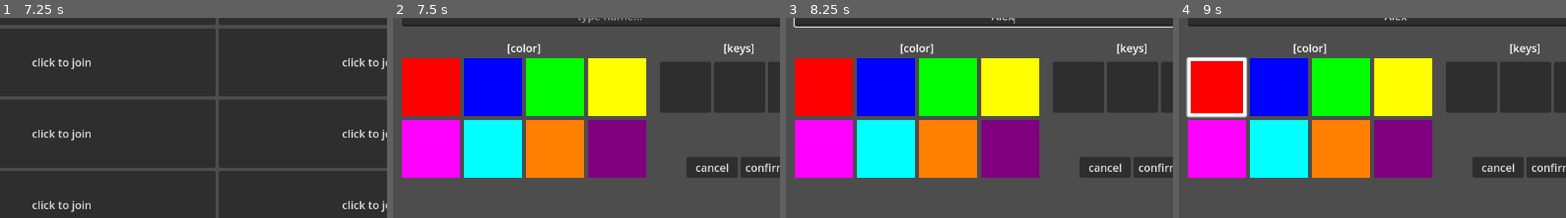
Above: before the commit, frames 1-4 (left to right).
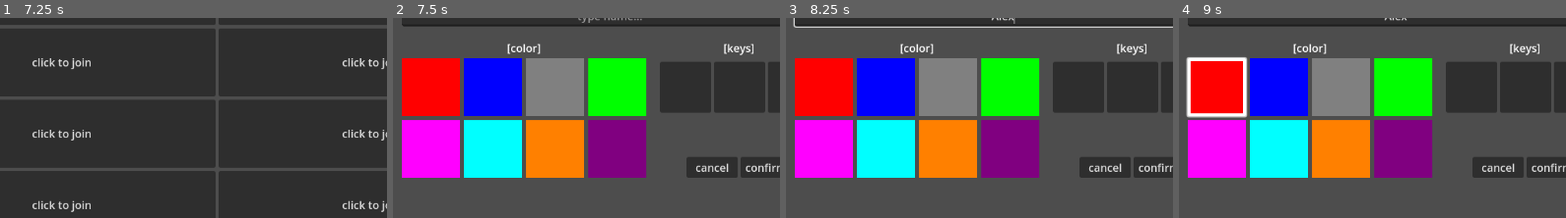
Above: after the commit, the same moments.

Repository: adriandahl/obacht
Game: Godot game, scene res://scenes/root.tscn
Two runs of this game, one before a commit and one after it. Both use one fixed random seed, a clock stepped at 60 frames per second and the inputs below.
Inputs (mouse positions are % of the whole screen's width and height, from its top left):
- Up to frame 1 (7.25 s): click "start game" at 0.5 s; click "start game" at 1.25 s; click "?" at 2 s; click "stgs" at 2.75 s; click "?" at 3.5 s; click "stgs" at 4.25 s; click "?" at 5 s; click "stgs" at 5.75 s; click "start game" at 6.5 s
- Up to frame 2 (7.5 s): click "click to join" at 7.25 s
- Up to frame 3 (8.25 s): click (50, 32) at 8.02 s; type "Alex" at 8.1 s
- Up to frame 4 (9 s): click (27, 50) at 8.75 s
The pictures show only the part of the screen within x 22-72%, y 33-82%; the shares and areas given below are measured in that part.

Frame 1 is identical in both runs. In frame 2, 8.8% of the frame differs, in the area x 34-66%, y 20-50%; in frame 3, 8.8%; in frame 4, 8.8%.

Commit message:
[FEATURE]: drawing player trails, drawing gaps, collision

Diff:
--- a/obacht-sandbox/project.godot
+++ b/obacht-sandbox/project.godot
@@ -19,6 +19,14 @@
 
 Global="*res://scripts/global_data.gd"
 
+[input]
+
+escape={
+"deadzone": 0.2,
+"events": [Object(InputEventKey,"resource_local_to_scene":false,"resource_name":"","device":-1,"window_id":0,"alt_pressed":false,"shift_pressed":false,"ctrl_pressed":false,"meta_pressed":false,"pressed":false,"keycode":0,"physical_keycode":4194305,"key_label":0,"unicode":0,"location":0,"echo":false,"script":null)
+]
+}
+
 [rendering]
 
 textures/canvas_textures/default_texture_filter=0
--- /dev/null
+++ b/obacht-sandbox/scenes/pause_menu.tscn
@@ -0,0 +1,129 @@
+[gd_scene load_steps=7 format=3 uid="uid://cqs56fynyhmlq"]
+
+[ext_resource type="Script" uid="uid://dgp8atm71l6wn" path="res://scripts/pause_menu.gd" id="1_myx47"]
+[ext_resource type="Shader" uid="uid://b3l4py44v2ary" path="res://scripts/pause_menu.gdshader" id="2_kukqi"]
+
+[sub_resource type="ShaderMaterial" id="ShaderMaterial_5d2l8"]
+shader = ExtResource("2_kukqi")
+shader_parameter/lod = 0.0
+
+[sub_resource type="Animation" id="Animation_7l7mv"]
+resource_name = "blur"
+length = 0.3
+tracks/0/type = "value"
+tracks/0/imported = false
+tracks/0/enabled = true
+tracks/0/path = NodePath("ColorRect:material:shader_parameter/lod")
+tracks/0/interp = 1
+tracks/0/loop_wrap = true
+tracks/0/keys = {
+"times": PackedFloat32Array(0, 0.3),
+"transitions": PackedFloat32Array(1, 1),
+"update": 0,
+"values": [0.0, 0.5]
+}
+tracks/1/type = "value"
+tracks/1/imported = false
+tracks/1/enabled = true
+tracks/1/path = NodePath("PanelContainer:modulate")
+tracks/1/interp = 1
+tracks/1/loop_wrap = true
+tracks/1/keys = {
+"times": PackedFloat32Array(0, 0.3),
+"transitions": PackedFloat32Array(1, 1),
+"update": 0,
+"values": [Color(1, 1, 1, 0), Color(1, 1, 1, 0)]
+}
+
+[sub_resource type="Animation" id="Animation_v4r4p"]
+length = 0.001
+tracks/0/type = "value"
+tracks/0/imported = false
+tracks/0/enabled = true
+tracks/0/path = NodePath("ColorRect:material:shader_parameter/lod")
+tracks/0/interp = 1
+tracks/0/loop_wrap = true
+tracks/0/keys = {
+"times": PackedFloat32Array(0),
+"transitions": PackedFloat32Array(1),
+"update": 0,
+"values": [0.0]
+}
+tracks/1/type = "value"
+tracks/1/imported = false
+tracks/1/enabled = true
+tracks/1/path = NodePath("PanelContainer:modulate")
+tracks/1/interp = 1
+tracks/1/loop_wrap = true
+tracks/1/keys = {
+"times": PackedFloat32Array(0),
+"transitions": PackedFloat32Array(1),
+"update": 0,
+"values": [Color(1, 1, 1, 0)]
+}
+
+[sub_resource type="AnimationLibrary" id="AnimationLibrary_1s2dm"]
+_data = {
+&"RESET": SubResource("Animation_v4r4p"),
+&"blur": SubResource("Animation_7l7mv")
+}
+
+[node name="PauseMenu" type="Control"]
+process_mode = 3
+layout_mode = 3
+anchors_preset = 15
+anchor_right = 1.0
+anchor_bottom = 1.0
+grow_horizontal = 2
+grow_vertical = 2
+script = ExtResource("1_myx47")
+
+[node name="ColorRect" type="ColorRect" parent="."]
+material = SubResource("ShaderMaterial_5d2l8")
+layout_mode = 1
+anchors_preset = 15
+anchor_right = 1.0
+anchor_bottom = 1.0
+grow_horizontal = 2
+grow_vertical = 2
+mouse_filter = 2
+
+[node name="PanelContainer" type="PanelContainer" parent="."]
+modulate = Color(1, 1, 1, 0)
+layout_mode = 1
+anchors_preset = 8
+anchor_left = 0.5
+anchor_top = 0.5
+anchor_right = 0.5
+anchor_bottom = 0.5
+offset_left = -54.5
+offset_top = -46.5
+offset_right = 54.5
+offset_bottom = 46.5
+grow_horizontal = 2
+grow_vertical = 2
+
+[node name="VBoxContainer" type="VBoxContainer" parent="PanelContainer"]
+layout_mode = 2
+
+[node name="Label" type="Label" parent="PanelContainer/VBoxContainer"]
+layout_mode = 2
+text = "pause"
+horizontal_alignment = 1
+
+[node name="Continue" type="Button" parent="PanelContainer/VBoxContainer"]
+layout_mode = 2
+text = "continue"
+
+[node name="QuitToMenu" type="Button" parent="PanelContainer/VBoxContainer"]
+layout_mode = 2
+text = "quit to menu"
+
+[node name="AnimationPlayer" type="AnimationPlayer" parent="."]
+process_mode = 3
+libraries = {
+&"": SubResource("AnimationLibrary_1s2dm")
+}
+
+[connection signal="pressed" from="PanelContainer/VBoxContainer/Continue" to="." method="_on_continue_pressed"]
+[connection signal="pressed" from="PanelContainer/VBoxContainer/QuitToMenu" to="." method="_on_quit_to_menu_pressed"]
--- a/obacht-sandbox/scenes/player.tscn
+++ b/obacht-sandbox/scenes/player.tscn
@@ -1,11 +1,14 @@
-[gd_scene load_steps=3 format=3 uid="uid://dv44dtbs0dyo5"]
+[gd_scene load_steps=4 format=3 uid="uid://dv44dtbs0dyo5"]
 
 [ext_resource type="Texture2D" uid="uid://cs4j4c7m1mfnr" path="res://assets/player_head.png" id="1_3vyb7"]
+[ext_resource type="Script" uid="uid://7eu8jefle138" path="res://scripts/player.gd" id="1_g2els"]
 
 [sub_resource type="CircleShape2D" id="CircleShape2D_g2els"]
 radius = 4.0
 
 [node name="Area2D" type="Area2D"]
+scale = Vector2(0.8, 0.8)
+script = ExtResource("1_g2els")
 
 [node name="Sprite2D" type="Sprite2D" parent="."]
 texture = ExtResource("1_3vyb7")
--- a/obacht-sandbox/scenes/root.tscn
+++ b/obacht-sandbox/scenes/root.tscn
@@ -8,6 +8,10 @@
 [node name="Root" type="Node"]
 script = ExtResource("1_j5px3")
 
+[node name="Menu" parent="." instance=ExtResource("2_sqa0i")]
+
+[node name="World" parent="." instance=ExtResource("3_jh1ax")]
+
 [node name="InputLayer" type="CanvasLayer" parent="."]
 
 [node name="InputManager" type="Control" parent="InputLayer"]
@@ -17,7 +21,3 @@
 offset_bottom = 40.0
 script = ExtResource("4_kycxp")
 metadata/_edit_use_anchors_ = true
-
-[node name="Menu" parent="." instance=ExtResource("2_sqa0i")]
-
-[node name="World" parent="." instance=ExtResource("3_jh1ax")]
--- a/obacht-sandbox/scenes/world.tscn
+++ b/obacht-sandbox/scenes/world.tscn
@@ -1,12 +1,23 @@
-[gd_scene load_steps=2 format=3 uid="uid://bmlag182wkpqs"]
+[gd_scene load_steps=3 format=3 uid="uid://bmlag182wkpqs"]
 
 [ext_resource type="Script" uid="uid://cp1ffufxa2aoj" path="res://scripts/world.gd" id="1_nnsk1"]
+[ext_resource type="PackedScene" uid="uid://cqs56fynyhmlq" path="res://scenes/pause_menu.tscn" id="2_rwgxs"]
 
 [node name="World" type="Node2D"]
 script = ExtResource("1_nnsk1")
+
+[node name="TrailCanvas" type="TextureRect" parent="."]
+offset_right = 40.0
+offset_bottom = 40.0
 
 [node name="Control" type="Control" parent="."]
 layout_mode = 3
 anchors_preset = 0
 offset_right = 40.0
 offset_bottom = 40.0
+
+[node name="CanvasLayer" type="CanvasLayer" parent="."]
+process_mode = 3
+visible = false
+
+[node name="PauseMenu" parent="CanvasLayer" instance=ExtResource("2_rwgxs")]
--- a/obacht-sandbox/scripts/global_data.gd
+++ b/obacht-sandbox/scripts/global_data.gd
@@ -8,8 +8,8 @@
 var player_colors: Array = [
 	Color(1, 0, 0),    # Red
 	Color(0, 0, 1),    # Blue
+	Color(0.5, 0.5, 0.5),    # Grey
 	Color(0, 1, 0),    # Green
-	Color(1, 1, 0),    # Yellow
 	Color(1, 0, 1),    # Magenta
 	Color(0, 1, 1),    # Cyan
 	Color(1, 0.5, 0),  # Orange
--- a/obacht-sandbox/scripts/input_manager.gd
+++ b/obacht-sandbox/scripts/input_manager.gd
@@ -1,6 +1,7 @@
 extends Control
 
 @export var menu: Node
+@export var pause_menu: Node
 
 func _ready():
 	self.mouse_filter = Control.MOUSE_FILTER_IGNORE
--- a/obacht-sandbox/scripts/menu.gd
+++ b/obacht-sandbox/scripts/menu.gd
@@ -82,9 +82,11 @@
 func _on_start_button_pressed():
 	print("Start game pressed!")
 	# Here you would load your main scene
-	#get_tree().change_scene_to_file("res://scenes/world.tscn")
+	for p in Global.player_configs:
+		if p != null:
+			get_tree().change_scene_to_file("res://scenes/world.tscn")
+			break
 
-# Helper function to find correct player button
 func get_slot_button(index: int) -> Button:
 	match index:
 		0:
@@ -106,14 +108,8 @@
 		_:
 			return null
 
-
 func _on_help_button_pressed() -> void:
 	$HelpPopup.popup_centered()
 
-
 func _on_settings_button_pressed() -> void:
 	$SettingsPopup.popup_centered()
-
-
-func _on_color_button_pressed(extra_arg_0: int) -> void:
-	pass # Replace with function body.
--- /dev/null
+++ b/obacht-sandbox/scripts/pause_menu.gd
@@ -0,0 +1,31 @@
+extends Control
+
+func _ready():
+	$AnimationPlayer.play("RESET")
+
+func resume():
+	get_tree().paused = false
+	print("resumed!")
+	$AnimationPlayer.play_backwards("blur")
+
+func pause():
+	get_tree().paused = true
+	print("paused!")
+	$AnimationPlayer.play("blur")
+
+func testEsc():
+	pause() if get_tree().paused == false else resume()
+
+
+func _on_continue_pressed() -> void:
+	resume()
+
+func _on_quit_to_menu_pressed() -> void:
+	resume()
+	get_tree().change_scene_to_file("res://scenes/start_menu.tscn")
+
+
+func _unhandled_input(event: InputEvent) -> void:
+	if event is InputEventKey and event.pressed:
+		if event.keycode == KEY_ESCAPE:
+			testEsc()
--- /dev/null
+++ b/obacht-sandbox/scripts/pause_menu.gdshader
@@ -0,0 +1,18 @@
+shader_type canvas_item;
+uniform sampler2D SCREEN_TEXTURE: hint_screen_texture, filter_linear_mipmap;
+
+//void vertex() {
+	//// Called for every vertex the material is visible on.
+//}
+
+uniform float lod: hint_range(0.0, 0.5) = 0.0;
+
+void fragment() {
+	vec4 color = texture(SCREEN_TEXTURE, SCREEN_UV, lod);
+	COLOR = color;
+}
+
+//void light() {
+//	// Called for every pixel for every light affecting the CanvasItem.
+//	// Uncomment to replace the default light processing function with this one.
+//}
--- /dev/null
+++ b/obacht-sandbox/scripts/player.gd
@@ -0,0 +1,42 @@
+extends Area2D
+
+@onready var sprite = $Sprite2D
+
+var left_key
+var right_key
+var item_key
+
+var speed
+var rotation_speed
+
+var is_alive
+
+var is_gap := false 	# holds whether gap is currently being drawn
+var gap_chance = 0.006 	# chance chance of triggering gap per iteration
+var gap_length = 0		# remaining iterations for drawing gap.
+						# when gap is triggered, pick random gap length in [12,30]
+var color
+
+var trail_thickness
+
+func setup(config):
+	left_key = config["left"]
+	right_key = config["right"]
+	item_key = config["item"]
+	is_alive = true
+	trail_thickness = 3
+	speed = 70
+	rotation_speed = 2.5
+	gap_length
+
+	color = config["color"]
+
+func _process(delta):
+	if not is_alive:
+		return
+	if Input.is_key_pressed(left_key):
+		rotation -= rotation_speed * delta
+	if Input.is_key_pressed(right_key):
+		rotation += rotation_speed * delta
+
+	position += Vector2.RIGHT.rotated(rotation) * speed * delta
--- a/obacht-sandbox/scripts/world.gd
+++ b/obacht-sandbox/scripts/world.gd
@@ -1,6 +1,90 @@
 extends Node2D
 
+@onready var player_scene = preload("res://scenes/player.tscn")
+
+var players = []
+var gap_chance
+
+var trail_image: Image
+var trail_texture: ImageTexture
+@onready var canvas = $TrailCanvas
+
 func _ready():
-	print("Gameplay ready!")
-	for p in Global.player_configs:
-		print(str(p))
+	var size = get_viewport().get_visible_rect().size
+	var image_size = Vector2i(size.x, size.y)
+
+	trail_image = Image.create(image_size.x, image_size.y, false, Image.FORMAT_RGBA8)
+	#trail_image.fill(Color8(18, 0, 28, 255))
+	trail_image.fill(Color8(0, 0, 0, 255))
+	trail_texture = ImageTexture.create_from_image(trail_image)
+	canvas.texture = trail_texture
+	spawn_players()
+
+func spawn_players():
+	for config in Global.player_configs:
+		if config == null:
+			continue
+
+		var player = player_scene.instantiate()
+		add_child(player)
+
+		player.position = Vector2( # TODO: create valid spawn positions maybe with grid
+			randi() % 800 + 100,
+			randi() % 400 + 100
+		)
+
+		player.setup(config)
+		players.append(player)
+		gap_chance = player.gap_chance
+
+func _process(delta):
+	for player in players:
+		if not player.is_alive:
+			# TODO: handle player death
+			continue
+
+		var pos = player.position
+		var x = int(pos.x)
+		var y = int(pos.y)
+
+		var forward_vector = Vector2.RIGHT.rotated(player.rotation) * player.speed
+		forward_vector = forward_vector.normalized()
+		var check_pos = player.position + forward_vector * (player.trail_thickness + 2)  # +2 to be safe
+		var check_x = int(check_pos.x)
+		var check_y = int(check_pos.y)
+		# TODO: check if pixel is enough or if we need area
+
+		if check_x >= 0 and check_y >= 0 and check_x < trail_image.get_width() and check_y < trail_image.get_height():
+			var pixel_color = trail_image.get_pixel(check_x, check_y)
+			if pixel_color != Color(0, 0, 0, 1):  # If not black
+				print("Collision for player at", pos)
+				player.is_alive = false
+				continue
+
+		# try for gap
+		player.gap_length -= 1
+		if player.gap_length > 0:
+			continue
+		if randf() < gap_chance:  # e.g. 0.05 = 5% chance to create a tiny gap
+			player.gap_length = randi_range(12, 50)
+			continue
+
+
+
+
+
+		# Bounds check
+		if x >= 0 and y >= 0 and x < trail_image.get_width() and y < trail_image.get_height():
+			var r = player.trail_thickness
+			for dx in range(-r, r + 1):
+				for dy in range(-r, r + 1):
+					if dx * dx + dy * dy <= r * r:
+						var px = x + dx
+						var py = y + dy
+						if px >= 0 and py >= 0 and px < trail_image.get_width() and py < trail_image.get_height():
+							trail_image.set_pixel(px, py, player.color)
+
+
+
+	# After all drawing, update the texture
+	trail_texture.update(trail_image)
Not shown, added: obacht-sandbox/scripts/pause_menu.gd.uid
Not shown, added: obacht-sandbox/scripts/pause_menu.gdshader.uid
Not shown, added: obacht-sandbox/scripts/player.gd.uid
